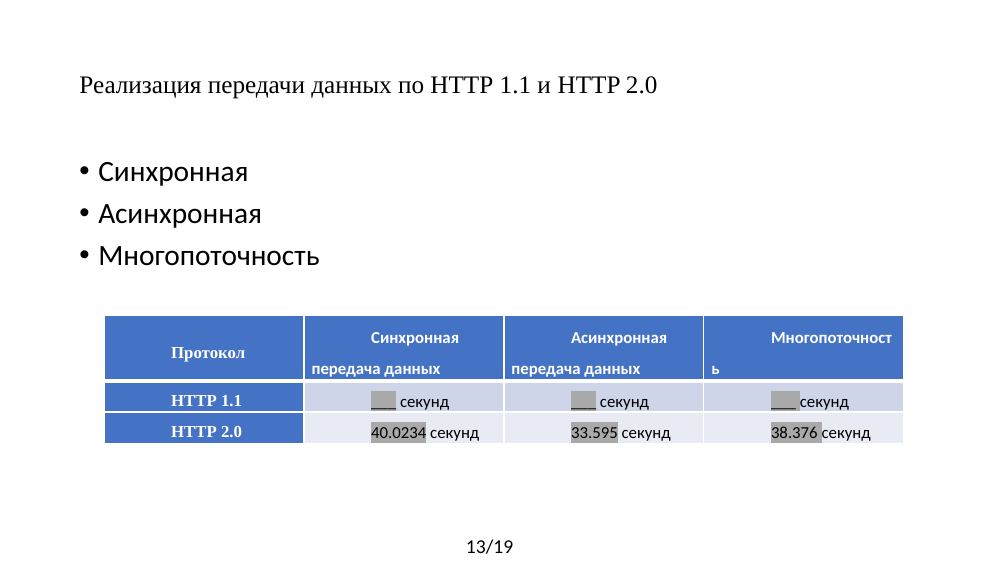
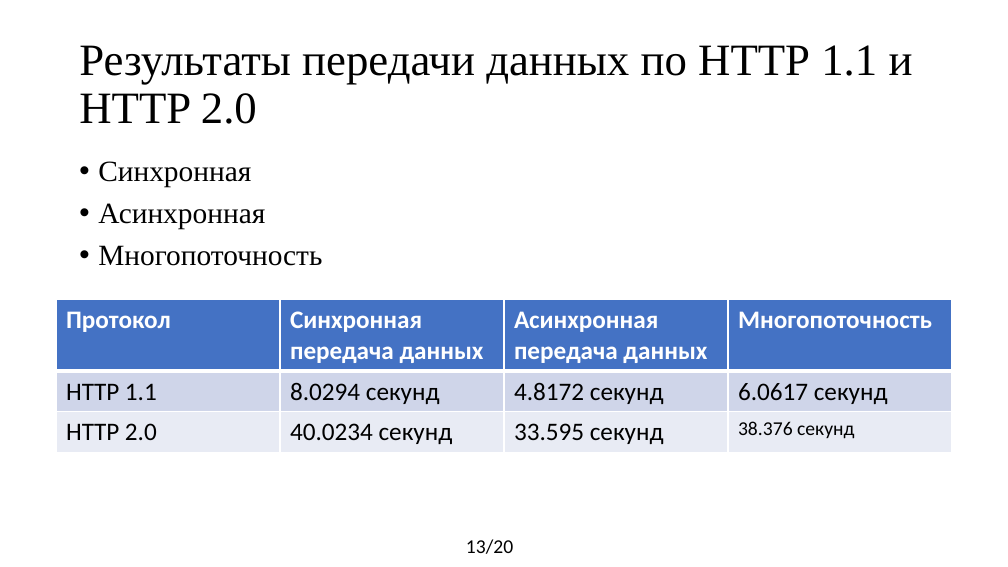
Before and after one commit to yaroslavshap/Http1_Http2_speed, a slide deck: slide 13 of documents/Презентация_Шаповал.pptx. Drawn at 1008x567 pixels with LibreOffice and Linux fonts; fonts in the diff are those of the drawing. Boxes give left, top, right and bottom in pixels: in the first picture for what was removed or moved away, otherwise in the second. Text is boxed around its words. In the diff, an @@ line names an element or a change of style, - is before the commit and + after.

```diff
--- a/documents/Презентация_Шаповал.pptx
+++ b/documents/Презентация_Шаповал.pptx
@@ title at bbox=[79, 45, 913, 124]: text changed; size 18 to 32 pt @@
-Реализация передачи данных по НТТР 1.1 и HTTP 2.0
+Результаты передачи данных по НТТР 1.1 и HTTP 2.0
@@ text "Синхронная" at bbox=[98, 161, 322, 266]: font Calibri to Times New Roman @@
@@ table at bbox=[56, 299, 952, 448] @@
-row 2: НТТР 1.1 | ___ секунд | ___ секунд | ___ секунд
+row 2: НТТР 1.1 | 8.0294 секунд | 4.8172 секунд | 6.0617 секунд
@@ fill #4472C4 to #CFD5EA in row 2, column 1 @@
@@ fill #4472C4 to #E9EBF5 in row 3, column 1 @@
@@ size 12 to 18 pt in "Протокол", "Синхронная передача данных", "Асинхронная передача данных", "Многопоточность" and 4 more places @@
@@ font Times New Roman to Calibri in "Протокол", "НТТР 1.1", "НТТР 2.0" @@
@@ text colour #FFFFFF to #000000, bold off in "НТТР 1.1", "НТТР 2.0" @@
@@ highlight #A9A9A9 to none in "40.0234", "33.595", "38.376" @@
@@ size 12 to 14 pt in "38.376 секунд" @@
@@ indent changed @@
@@ line spacing 1.5 to 1 @@
@@ table: place and size @@
-table at bbox=[104, 316, 902, 445]
+table at bbox=[56, 299, 952, 448]
@@ text at bbox=[466, 539, 513, 554]: text changed @@
-13/19
+13/20
```
Also in this commit, not shown: 10 other slides changed, 6 slides added, 6 slides removed, 1 other file.
